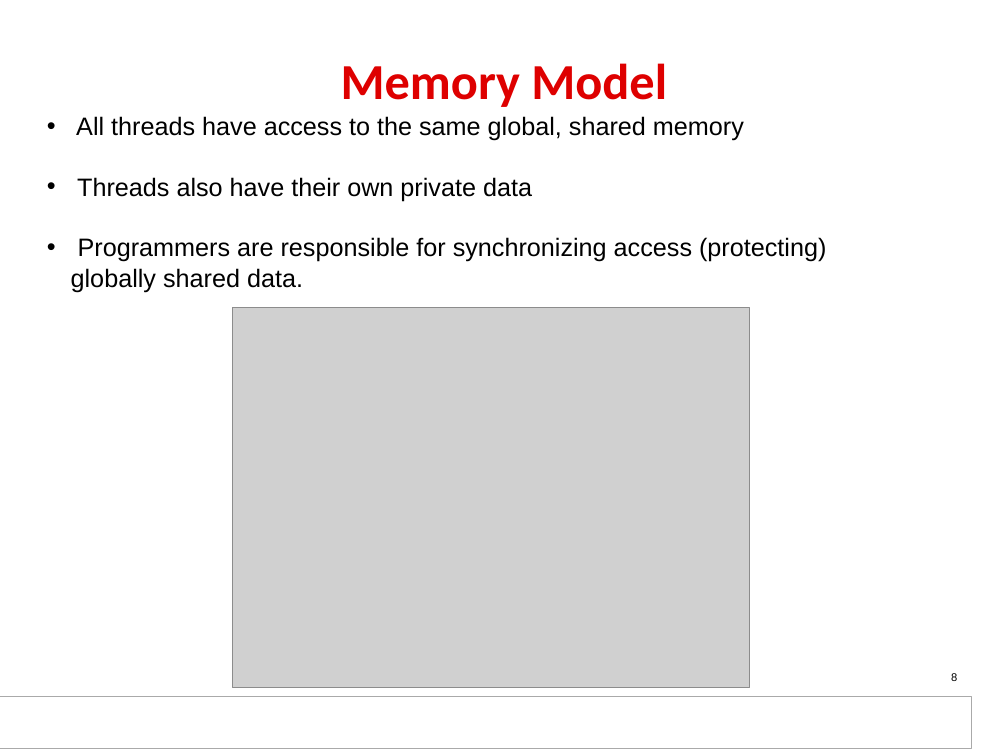
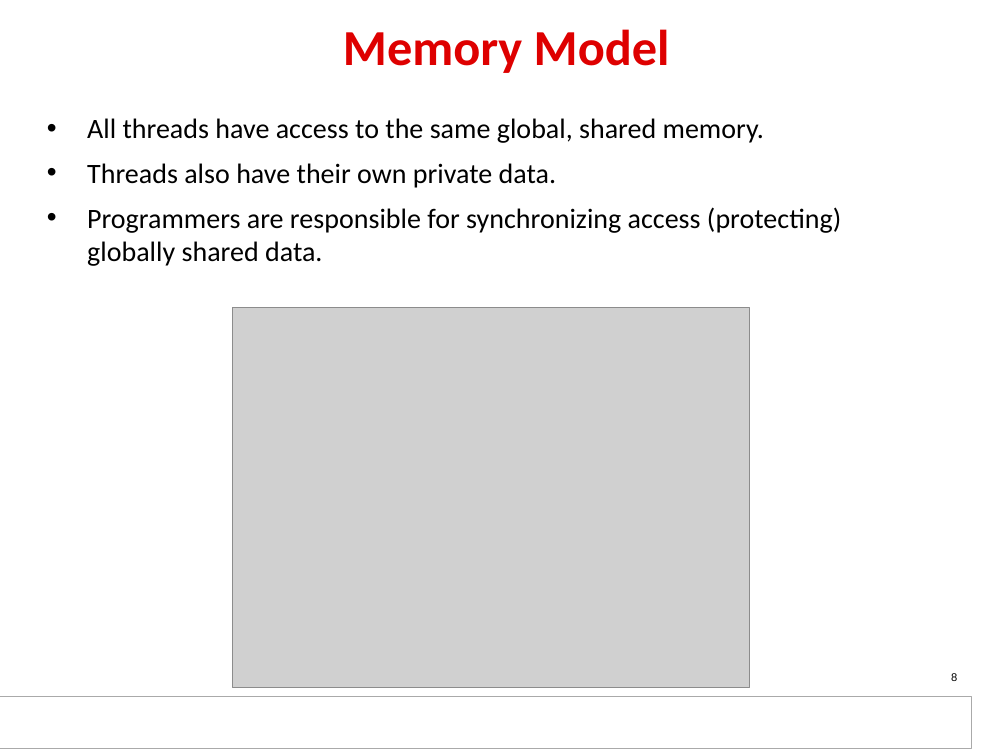
Before and after one commit to hari1989/keystone-workshop, a slide deck: slide 8 of slides/SMP_basic.pptx. Drawn at 1008x756 pixels with LibreOffice and Linux fonts; fonts in the diff are those of the drawing; grey boxes stand for pictures; background and template pictures are left out. Boxes give left, top, right and bottom in pixels: in the first picture for what was removed or moved away, otherwise in the second. Text is boxed around its words. In the diff, an @@ line names an element or a change of style, - is before the commit and + after.

```diff
--- a/slides/SMP_basic.pptx
+++ b/slides/SMP_basic.pptx
@@ title "Memory Model": place and size @@
-title "Memory Model" at box(341, 63, 667, 107)
+title "Memory Model" at box(343, 29, 670, 73)
@@ text at box(87, 118, 764, 188): text changed; size 18 to 20 pt; font Arial to Calibri @@
-• All threads have access to the same global, shared memory
-• Threads also have their own private data
+• All threads have access to the same global, shared memory.
+• Threads also have their own private data.
@@ text at box(87, 207, 841, 266): size 18 to 20 pt, font Arial to Calibri in "Programmers are responsible for synchronizing access (protec ..."; indent changed; more space between paragraphs @@
```
Also in this commit, not shown: 9 other slides changed, 2 other files.
